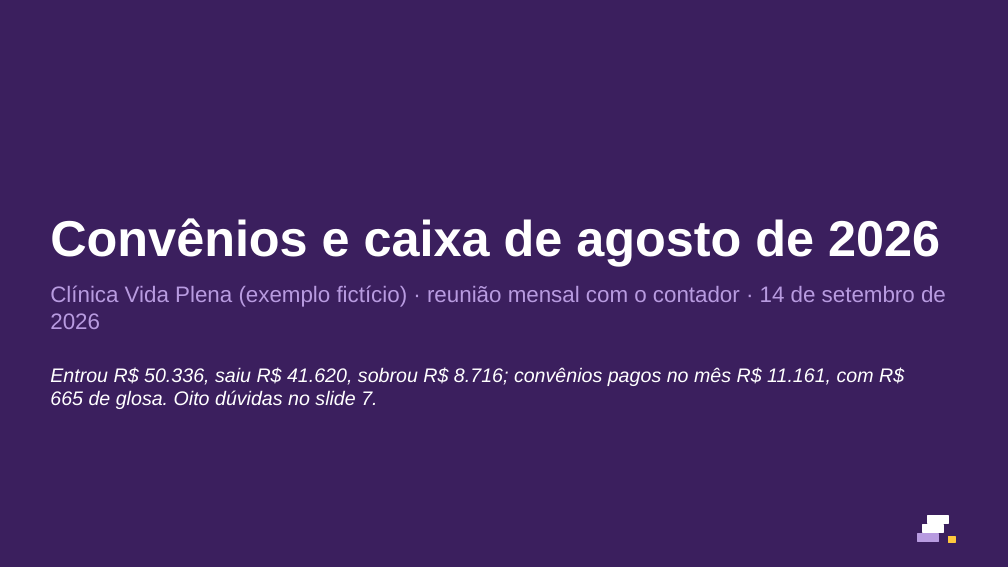
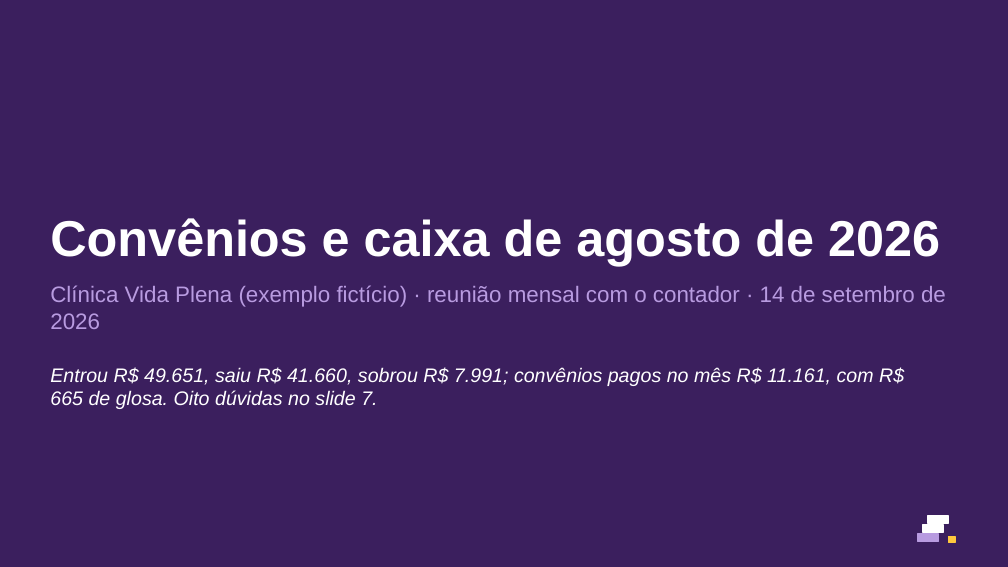
Before and after one commit to eduardomtzz/claude-code, a slide deck: slide 1 of projetos/gestao-ia-planilhas/produto/kit-medicos/entrega/29-modelo-convenios-para-o-contador-8-slides.pptx. Drawn at 1008x567 pixels with LibreOffice and Linux fonts; fonts in the diff are those of the drawing. Boxes give left, top, right and bottom in pixels: in the first picture for what was removed or moved away, otherwise in the second. Text is boxed around its words. In the diff, an @@ line names an element or a change of style, - is before the commit and + after.

```diff
--- a/projetos/gestao-ia-planilhas/produto/kit-medicos/entrega/29-modelo-convenios-para-o-contador-8-slides.pptx
+++ b/projetos/gestao-ia-planilhas/produto/kit-medicos/entrega/29-modelo-convenios-para-o-contador-8-slides.pptx
@@ text at (x1=50, y1=367, x2=904, y2=409): text changed @@
-Entrou R$ 50.336, saiu R$ 41.620, sobrou R$ 8.716; convênios pagos no mês R$ 11.161, com R$ 665 de glosa. Oito dúvidas no slide 7.
+Entrou R$ 49.651, saiu R$ 41.660, sobrou R$ 7.991; convênios pagos no mês R$ 11.161, com R$ 665 de glosa. Oito dúvidas no slide 7.
```
Also in this commit, not shown: 5 other slides changed, 37 other files.
